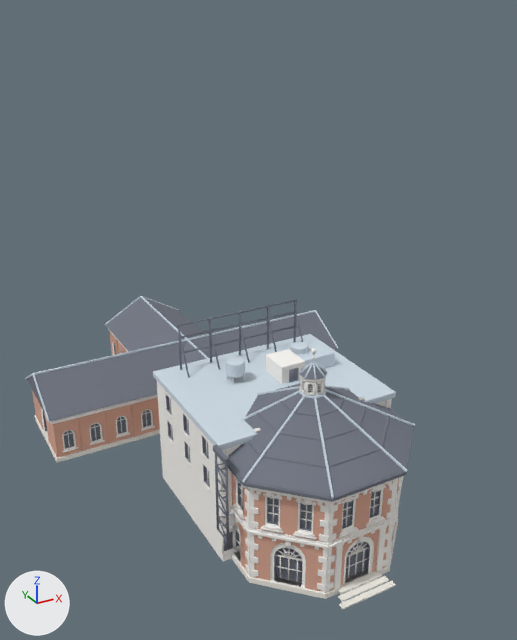
A saved change to the glTF model asset/models/bundle-core.glb.
One viewpoint serves both versions: a 50 mm lens placed at (-25.4, -38.0, 38.1), pointed at (1.5, 10.9, 13.7). The lights are fixed; the arrows at lower left show +X, +Y and +Z. The first picture is the older version. Where no turn or scale is listed for an object, it has been applied to the vertices.

Before the edit, the objects in view are built like this:
```python
me_mesh_1 = bpy.data.meshes.new('Mesh_1')
me_mesh_1.from_pydata(...)  # 1803 vertices, 3438 faces; spans x -4.75..4.75, y -0.71..10.0, z 0.0..12.2
# faces by material slot: [1722, 1020, 636, 48, 12]
me_mesh_1.materials.append(mat_walk)  # white #f2efe7
me_mesh_1.materials.append(mat_bone_001)  # white #fbf9f5
me_mesh_1.materials.append(mat_haze_001)  # pale blue #cfdce6
me_mesh_1.materials.append(mat_verm)  # pink #ee9184
me_mesh_1.materials.append(mat_ink)  # grey #727783
me_mesh_13 = bpy.data.meshes.new('Mesh_13')
me_mesh_13.from_pydata(...)  # 18746 vertices, 32778 faces; spans x -15.5..15.5, y -8.2..36.4, z 0.0..16.0
# faces by material slot: [3478, 20072, 7808, 440, 980]
me_mesh_13.materials.append(mat_brick_001)  # beige #ddaa94
me_mesh_13.materials.append(mat_bone_005)  # white #fbf9f5
me_mesh_13.materials.append(mat_ink_004)  # grey #727783
me_mesh_13.materials.append(mat_walk_003)  # white #f2efe7
me_mesh_13.materials.append(mat_haze_005)  # pale blue #cfdce6
me_mesh_6 = bpy.data.meshes.new('Mesh_6')
me_mesh_6.from_pydata(...)  # 2990 vertices, 5380 faces; spans x -8.0..7.7, y -1.9..12.2, z 0.0..14.6
# faces by material slot: [1810, 2290, 260, 888, 88, 44]
me_mesh_6.materials.append(mat_bone_003)  # white #fbf9f5
me_mesh_6.materials.append(mat_ink_002)  # grey #727783
me_mesh_6.materials.append(mat_haze_003)  # pale blue #cfdce6
me_mesh_6.materials.append(mat_lamp_002)  # beige #ffda90
me_mesh_6.materials.append(mat_walk_001)  # white #f2efe7
me_mesh_6.materials.append(mat_verm_002)  # pink #ee9184
ob_block = bpy.data.objects.new('block', me_mesh_1)
ob_block.location = (0.0, 0.0, 0.0)
ob_main_002 = bpy.data.objects.new('main.002', me_mesh_6)
ob_main_002.location = (0.0, 0.0, 0.0)
ob_main_003 = bpy.data.objects.new('main.003', me_mesh_13)
ob_main_003.location = (0.0, 0.0, 0.0)
```
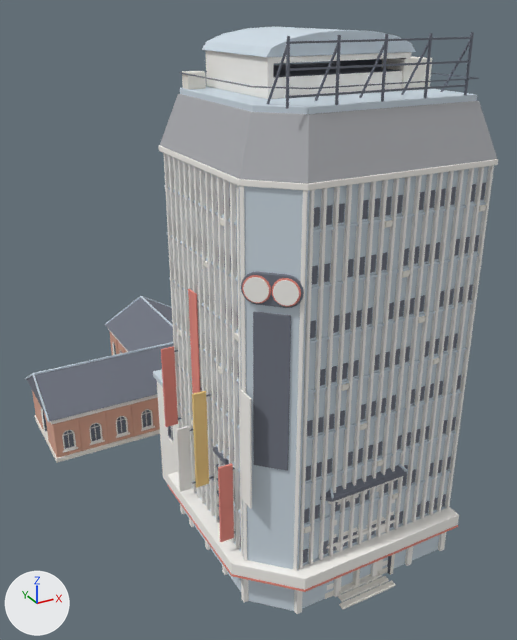
Boxes [x1, y1, x2, y2] around the edits, measured in the pictures (517 x 640 px):
'main.005', added: after [158, 26, 498, 614]
    faces in mat_bone_007 (white #fbf9f5): [158, 50, 498, 614]
    faces in mat_haze_008 (pale blue #cfdce6): [164, 26, 489, 611]
    faces in mat_road (grey #afb0b4): [160, 94, 497, 183]
    faces in mat_ink_006 (grey #727783): [174, 32, 486, 576]
    faces in mat_verm_003 (pink #ee9184): [161, 275, 458, 592]
'main.003', unchanged, covered by the edit: before [25, 296, 415, 609]; after [25, 296, 408, 609]
'main.002', unchanged, covered by the edit: before [153, 299, 396, 562]; after [153, 369, 229, 523]
'block', unchanged, covered by the edit: before [226, 342, 365, 432]

The edits, one by one:
Material 'haze.008' (mat_haze_008) is new.
Its base color is (0.624, 0.714, 0.788) (pale blue #cfdce6).
Its roughness is 1.0.
Material 'walk.005' (mat_walk_005) is new.
Its base color is (0.886, 0.863, 0.796) (white #f2efe7).
Its roughness is 1.0.
Material 'ink.006' (mat_ink_006) is new.
Its base color is (0.169, 0.184, 0.227) (grey #727783).
Its roughness is 1.0.
Material 'verm.003' (mat_verm_003) is new.
Its base color is (0.851, 0.282, 0.231) (pink #ee9184).
Its roughness is 1.0.
Material 'lamp.003' (mat_lamp_003) is new.
Its base color is (1.0, 0.702, 0.278) (beige #ffda90).
Its roughness is 1.0.
Material 'bone.007' (mat_bone_007) is new.
Its base color is (0.969, 0.949, 0.91) (white #fbf9f5).
Its roughness is 1.0.
Material 'road' (mat_road) is new.
Its base color is (0.427, 0.435, 0.459) (grey #afb0b4).
Its roughness is 1.0.
Mesh me_mesh_18 is new.
It has 4766 vertices, 8100 faces and spans x -9.2..8.0, y -7.9..7.0, z 0.0..36.9.
Faces by material slot: [656, 136, 2476, 2977, 1511, 300, 44].
It uses material mat_haze_008 (pale blue #cfdce6).
It uses material mat_road (grey #afb0b4).
It uses material mat_bone_007 (white #fbf9f5).
It uses material mat_ink_006 (grey #727783).
It uses material mat_walk_005 (white #f2efe7).
It uses material mat_verm_003 (pink #ee9184).
It uses material mat_lamp_003 (beige #ffda90).
Object 'main.005' (ob_main_005) is new; it shows me_mesh_18.
Its location is (0.0, 0.0, 0.0).
